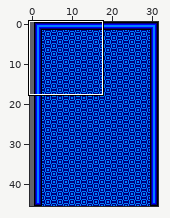
Level history. Tiled map: assets/level-01-background.tmx. Above: a wide view before the commit, with the close-up outlined.
Close-up. Earlier state:
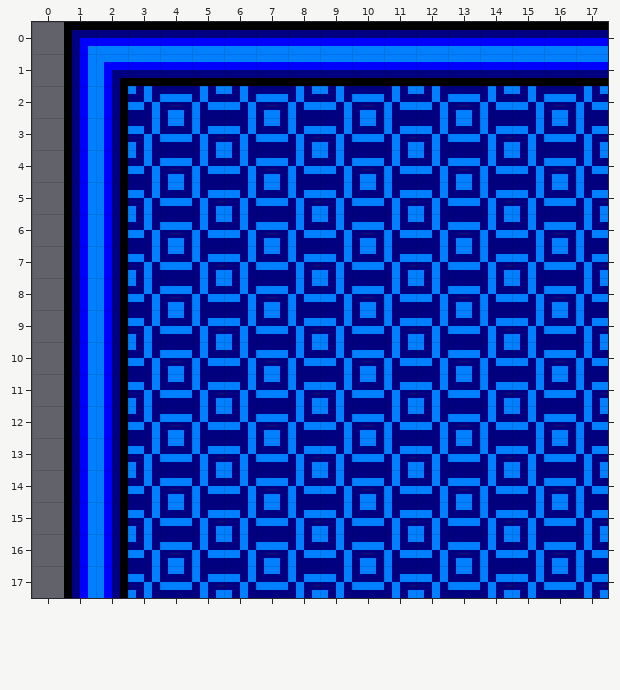
Cells are 4x4 px. Shown: x 0..17, y 0..17. The commit also changed other parts of the map, which this record leaves out. The old version is drawn lined up with the new one.
The same view after the edit:
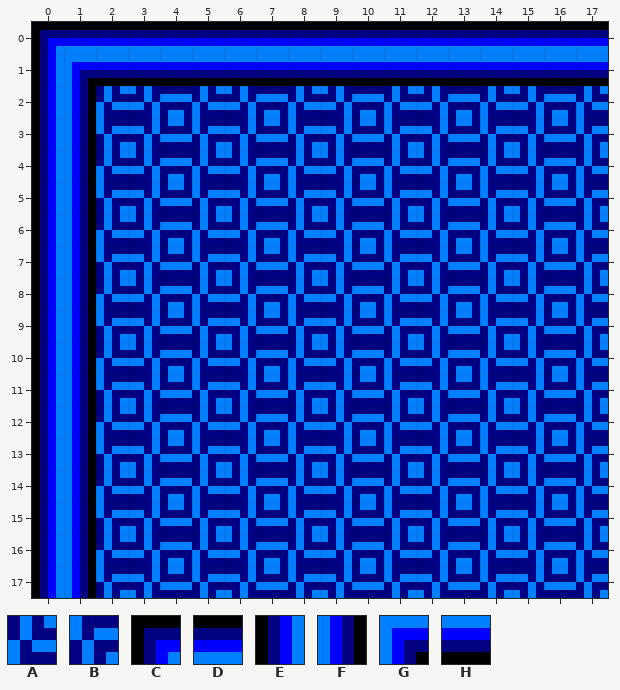
Key: from "tileset": A 66, B 82, C 96, D 97, E 101, F 102, G 113, H 114.
_ is an empty cell.
Changes in this commit:
{"change": "map size 31x46 -> 30x46 cells (old content now starts at 1,0; both pictures use the new coordinates)"}
{"where": "layer \"Tile Layer 1\""}
{"y":0,"x":0,"old":"_C","new":"CD"}
{"y":1,"x":0,"old":"_EG","new":"EGH"}
{"y":2,"x":0,"old":"_EF","new":"EFA"}
{"y":3,"x":0,"old":"_EF","new":"EFB"}
{"y":4,"x":0,"old":"_EF","new":"EFA"}
{"y":5,"x":0,"old":"_EF","new":"EFB"}
{"y":6,"x":0,"old":"_EF","new":"EFA"}
{"y":7,"x":0,"old":"_EF","new":"EFB"}
{"y":8,"x":0,"old":"_EF","new":"EFA"}
{"y":9,"x":0,"old":"_EF","new":"EFB"}
{"y":10,"x":0,"old":"_EF","new":"EFA"}
{"y":11,"x":0,"old":"_EF","new":"EFB"}
{"y":12,"x":0,"old":"_EF","new":"EFA"}
{"y":13,"x":0,"old":"_EF","new":"EFB"}
{"y":14,"x":0,"old":"_EF","new":"EFA"}
{"y":15,"x":0,"old":"_EF","new":"EFB"}
{"y":16,"x":0,"old":"_EF","new":"EFA"}
{"y":17,"x":0,"old":"_EF","new":"EFB"}
{"label":"changed","picture_box":[32,22,128,598]}
